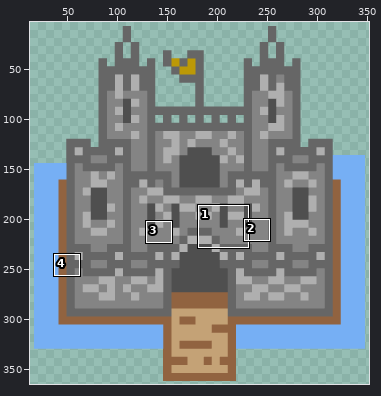
One commit to this sprite sheet: src/main/resources/static/sprites/castle.png. The first picture is a wide view before the edit; the outline marks the close-up.
Close-up. First the earlier version:
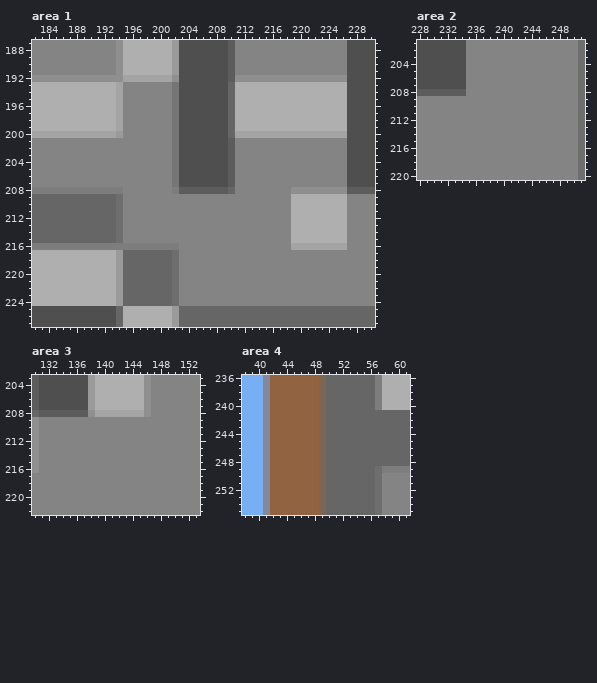
The file is 365x365 pixels. Colours within 5 levels of each other are drawn and written as one. Shown: area 1: x 182..230, y 187..227; area 2: x 228..251, y 201..220; area 3: x 130..153, y 203..222; area 4: x 38..61, y 236..255. The wide view leaves out empty margins. The commit also changed other parts of the picture, which this record leaves out.
Once edited:
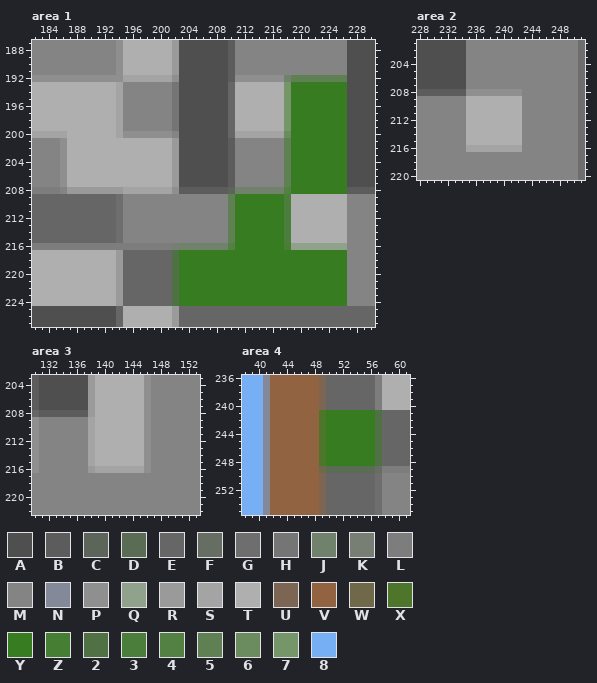
Palette (. is transparent): A #4f4f4f  B #5c5c5c  C #5d655a  D #5b6c55  E #666666  F #666e63  G #6e6e6e  H #757575  J #71826c  K #777f74  L #7d7d7d  M #848484  N #84899a  P #8f8f8f  Q #91a28c  R #9a9a9a  S #a4a4a4  T #afafaf  U #7c6553  V #916340  W #706949  X #4e762a  Y #387c22  Z #467e34  2 #4f7144  3 #4b7e3b  4 #528143  5 #5e8053  6 #6a8c5f  7 #749669  8 #76aff4
Diff:
Area 1:
The author changed colour G to colour 2 in rows 217 to 224 at x 202.
The author changed colour M to colour 3 in rows 209 to 215 at x 218.
The author changed colour M to colour 4 in row 208 at x 218; in row 216 at x 210.
The author changed colour M to colour 5 in rows 201 to 207 at x 218; in rows 209 to 215 at x 210.
The author changed colour P to colour 5 in row 192 at x 219 to 226.
The author changed colour S to colour 6 in row 200 at x 218.
The author changed colour T to colour 7 in rows 193 to 199 at x 218.
The author changed colour E to colour C in row 208 at x 210.
The author changed colour M to colour J in row 208 at x 211 to 217; in row 216 at x 203 to 209.
The author changed colour P to colour J in row 192 at x 218.
The author changed colour L to colour K in row 216 at x 202.
The author changed colour H to colour M in row 200 at x 202.
The author changed colour L to colour M in row 208 at x 186.
The author changed colour L to colour P in row 208 at x 202.
The author changed colour M to colour P in row 200 at x 195 to 201; in rows 201 to 207 at x 186.
The author changed colour S to colour Q in row 216 at x 219 to 226.
The author changed colour H to colour R in rows 201 to 207 at x 202.
The author changed colour L to colour R in row 208 at x 187 to 194.
The author changed colour M to colour S in row 208 at x 195 to 201.
The author changed colour R to colour S in row 200 at x 194.
The author changed colour M to colour T in rows 201 to 207 at x 187 to 201.
The author changed colour S to colour T in row 200 at x 187 to 193.
The author changed colour M to colour Y in rows 201 to 207 at x 219 to 226; in rows 209 to 216 at x 211 to 217; in rows 217 to 224 at x 203 to 226.
The author changed colour P to colour Y in row 208 at x 219 to 226.
The author changed colour S to colour Y in row 200 at x 219 to 226.
The author changed colour T to colour Y in rows 193 to 199 at x 219 to 226.
The author changed colour M to colour Z in row 216 at x 218.
Area 2:
The author changed colour M to colour P in row 208 at x 235 to 242.
The author changed colour M to colour S in row 216 at x 235 to 242.
The author changed colour M to colour T in rows 209 to 215 at x 235 to 242.
Area 3:
The author changed colour M to colour P in rows 209 to 216 at x 146.
The author changed colour M to colour R in row 216 at x 138.
The author changed colour P to colour R in row 208 at x 138.
The author changed colour M to colour S in rows 209 to 215 at x 138; in row 216 at x 139 to 145.
The author changed colour M to colour T in rows 209 to 215 at x 139 to 145.
The author changed colour S to colour T in row 208 at x 139 to 145.
Area 4:
The author changed colour E to colour 2 in rows 241 to 248 at x 57.
The author changed colour E to colour D in row 249 at x 50 to 56.
The author changed colour G to colour F in row 249 at x 57.
The author changed colour U to colour W in row 249 at x 49.
The author changed colour U to colour X in rows 241 to 248 at x 49.
The author changed colour E to colour Y in rows 241 to 248 at x 50 to 56.
